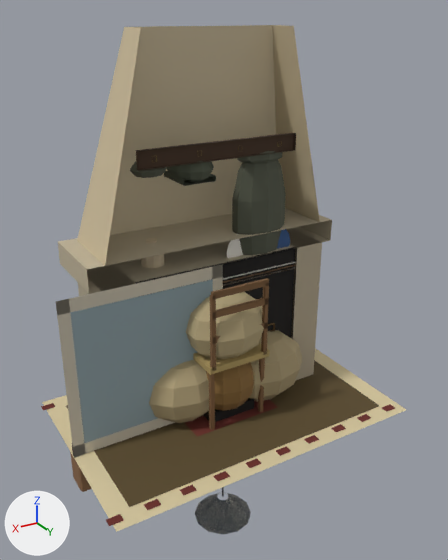
An edit to the glTF model public/models/interior_kit.glb, drawn before and after from the same camera.
Rendered twice from a 50 mm camera at (1.75, 2.93, 2.36) aimed at (-0.28, -0.46, 0.67). The lights are fixed; the arrows at lower left show +X, +Y and +Z. The picture after the commit comes second.

The scene before the commit, as lines of its bpy script (objects in view):
```python
me_leaf = bpy.data.meshes.new('leaf')
me_leaf.from_pydata(...)  # 20 vertices, 12 faces; spans x 0.0..1.0, y 0.0, z 0.0..1.0
me_leaf.materials.append(mat_frame)
me_rug = bpy.data.meshes.new('rug')
me_rug.from_pydata(...)  # 96 vertices, 48 faces; spans x -1.0..1.02, y -0.65..0.65, z 0.0..0.01
me_rug.materials.append(mat_cloth)
me_sacks = bpy.data.meshes.new('sacks')
me_sacks.from_pydata(...)  # a UV sphere (10 segments, 6 rings, poles along z) spanning x -0.585..-0.015, y -0.225..0.225, z -0.015..0.465; a UV sphere (10 segments, 6 rings, poles along z) spanning x -0.016..0.516, y -0.26..0.16, z -0.014..0.434; a UV sphere (10 segments, 6 rings, poles along z) spanning x -0.257..0.257, y -0.153..0.253, z 0.406..0.839
me_sacks.materials.append(mat_cloth)
ob_leaf = bpy.data.objects.new('leaf', me_leaf)
ob_leaf.location = (0.0, 0.0, 0.0)
ob_rug = bpy.data.objects.new('rug', me_rug)
ob_rug.location = (0.0, 0.0, 0.0)
ob_sacks = bpy.data.objects.new('sacks', me_sacks)
ob_sacks.location = (0.0, 0.0, 0.0)
# also in view: 'chair' at (0.0, 0.0, 0.47); 'credenza' at (0.0, -0.25, 0.58); 'pendant' at (0.0, 0.0, -0.45); 'fireplace' at (0.0, -0.25, 1.15); 'demijohn' at (0.0, 0.0, 0.28)
```
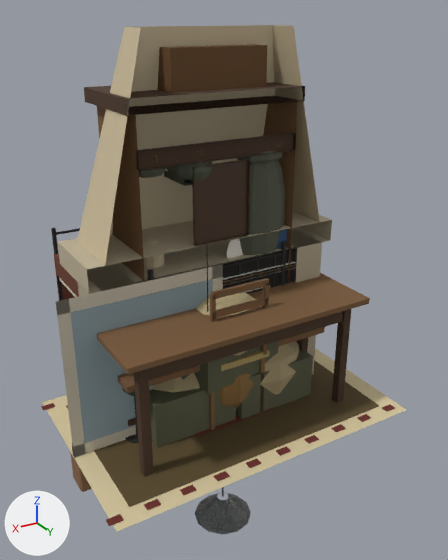
The change, as a diff of the scene's bpy script:
```diff
--- a/public/models/interior_kit.glb.py
+++ b/public/models/interior_kit.glb.py
@@ me_washstand @@
+me_washstand.from_pydata(...)  # 112 vertices, 166 faces; spans x -0.35..0.37, y -0.42..0.0, z 0.0..1.6
+me_washstand.materials.append(mat_ceramic)
@@ me_wardrobe @@
+me_wardrobe.from_pydata(...)  # 80 vertices, 100 faces; spans x -0.55..0.55, y -0.6..0.0, z 0.0..2.2
+me_wardrobe.materials.append(mat_wood)
@@ me_table @@
+me_table.from_pydata(...)  # 176 vertices, 296 faces; spans x -0.8..0.8, y -0.42..0.42, z 0.0..0.76
+me_table.materials.append(mat_wood)
@@ me_map_table @@
+me_map_table.from_pydata(...)  # 98 vertices, 112 faces; spans x -0.45..0.68, y -0.32..0.32, z 0.0..0.408
+me_map_table.materials.append(mat_paper)
@@ me_jerrycans @@
+me_jerrycans.from_pydata(...)  # 48 vertices, 60 faces; spans x -0.34..0.35, y -0.125..0.085, z 0.0..0.51
+me_jerrycans.materials.append(mat_iron)
@@ me_crates @@
+me_crates.from_pydata(...)  # 96 vertices, 132 faces; spans x -0.595..0.575, y -0.222..0.222, z 0.0..0.603
+me_crates.materials.append(mat_wood)
@@ me_bench @@
+me_bench.from_pydata(...)  # 24 vertices, 32 faces; spans x -0.7..0.7, y -0.14..0.14, z 0.0..0.46
+me_bench.materials.append(mat_wood)
@@ me_bed @@
+me_bed.from_pydata(...)  # 208 vertices, 334 faces; spans x -0.48..0.48, y -1.95..0.0, z 0.0..1.05
+me_bed.materials.append(mat_cloth)
@@ ob_washstand @@
+ob_washstand = bpy.data.objects.new('washstand', me_washstand)
+ob_washstand.location = (0.0, 0.0, 0.0)
@@ ob_wardrobe @@
+ob_wardrobe = bpy.data.objects.new('wardrobe', me_wardrobe)
+ob_wardrobe.location = (0.0, 0.0, 0.0)
@@ ob_table @@
+ob_table = bpy.data.objects.new('table', me_table)
+ob_table.location = (0.0, 0.0, 0.0)
@@ ob_map_table @@
+ob_map_table = bpy.data.objects.new('map_table', me_map_table)
+ob_map_table.location = (0.0, 0.0, 0.0)
@@ ob_jerrycans @@
+ob_jerrycans = bpy.data.objects.new('jerrycans', me_jerrycans)
+ob_jerrycans.location = (0.0, 0.0, 0.0)
@@ ob_crates @@
+ob_crates = bpy.data.objects.new('crates', me_crates)
+ob_crates.location = (0.0, 0.0, 0.0)
@@ ob_bench @@
+ob_bench = bpy.data.objects.new('bench', me_bench)
+ob_bench.location = (0.0, 0.0, 0.0)
@@ ob_bed @@
+ob_bed = bpy.data.objects.new('bed', me_bed)
+ob_bed.location = (0.0, 0.0, 0.0)
```

Pixel boxes [x1, y1, x2, y2] of what changed, in the pictures (448 x 560 px):
'table', added (brown): after [74, 273, 370, 477]
'wardrobe', added (brown): after [84, 44, 305, 284]
'crates', added: after [150, 341, 313, 448]
'washstand', added (brown): after [192, 159, 270, 292]
'bed', added (mostly hidden): after [51, 228, 286, 301]
'bench', added (mostly hidden): after [118, 327, 325, 397]
'map_table', added (mostly hidden): after [122, 389, 138, 443]
'jerrycans', added (mostly hidden): after [182, 374, 190, 380]
'sacks', unchanged, covered by the edit: before [149, 292, 302, 423]; after [153, 292, 299, 395]
